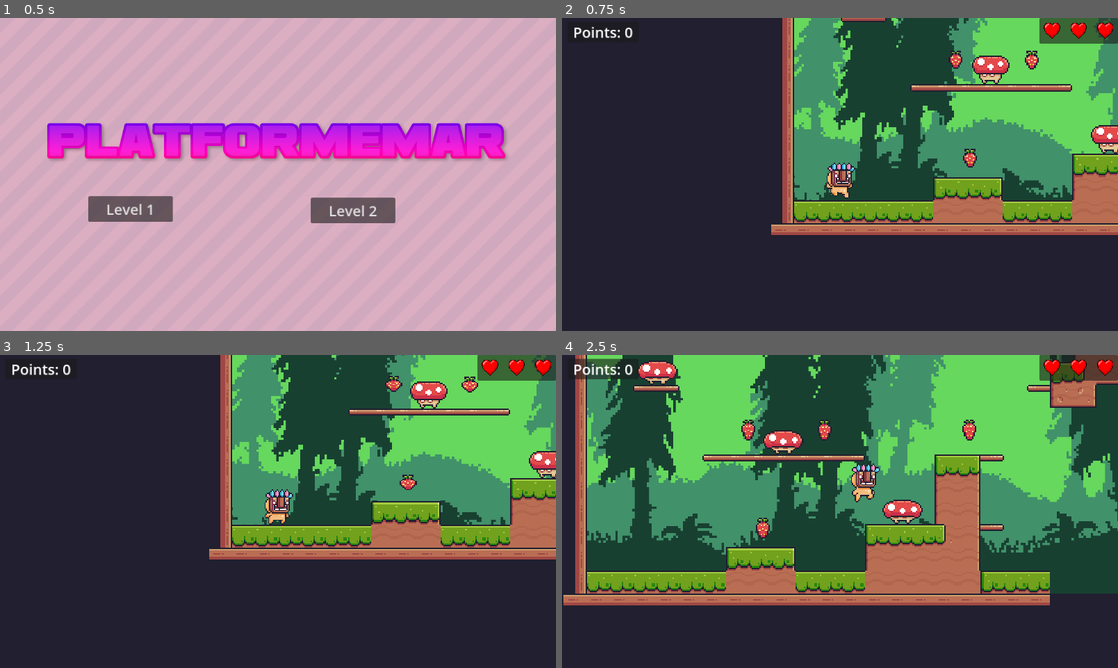
Above: before the commit, frames 1-4 (two rows, left to right).
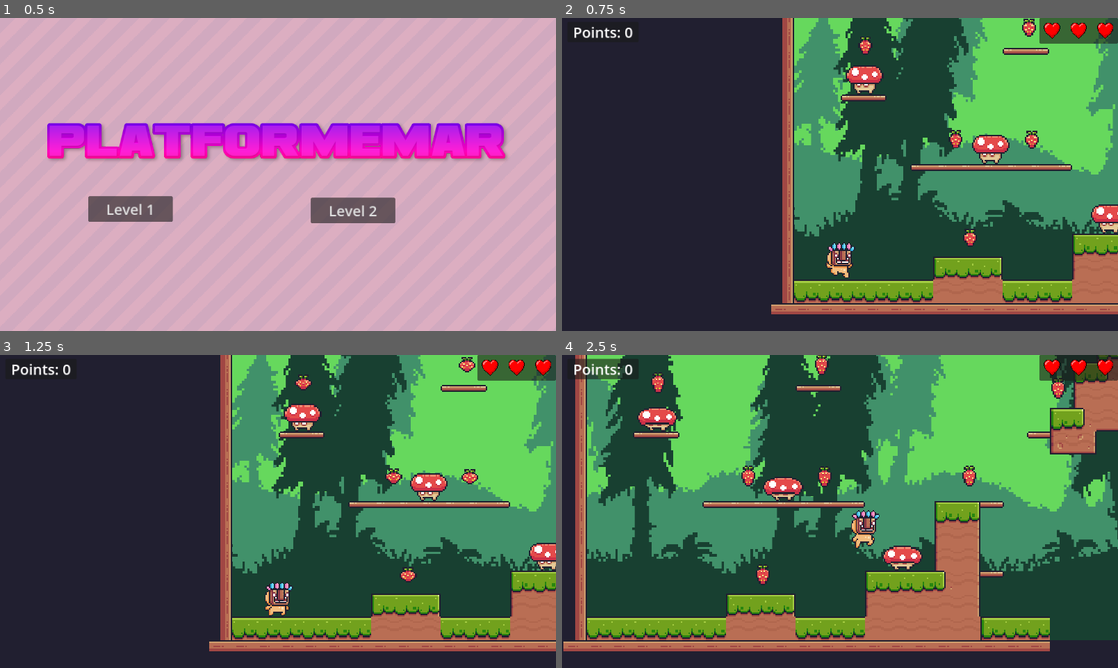
Above: after the commit, the same moments.

Repository: erkek2000/Platformemar
Game: Godot game, scene res://scenes/menu/main_menu.tscn
Same seed, same stepped clock (60 frames per second), same inputs: the game is played once before the commit and once after it.
Inputs:
- Up to frame 1 (0.5 s): no input
- Up to frame 2 (0.75 s): click "Level 1" at 0.5 s
- Up to frame 3 (1.25 s): no input
- Up to frame 4 (2.5 s): hold D (Move Right) from 1.28 s (still down); tap Space (Jump) at 1.52, 2.27 s

Frame 1 is identical in both runs. In frame 2, 34% of the frame differs, in the area x 37-100%, y 0-95%; in frame 3, 36%; in frame 4, 45%, in the area x 0-100%, y 0-95%.

Commit message:
Added some sound and music

Diff:
--- /dev/null
+++ b/default_bus_layout.tres
@@ -0,0 +1,15 @@
+[gd_resource type="AudioBusLayout" format=3 uid="uid://cm43wm3ok4c1o"]
+
+[resource]
+bus/1/name = &"Music"
+bus/1/solo = false
+bus/1/mute = false
+bus/1/bypass_fx = false
+bus/1/volume_db = -5.04224
+bus/1/send = &"Master"
+bus/2/name = &"SFX"
+bus/2/solo = false
+bus/2/mute = false
+bus/2/bypass_fx = false
+bus/2/volume_db = -4.50411
+bus/2/send = &"Master"
--- a/project.godot
+++ b/project.godot
@@ -14,6 +14,10 @@
 run/main_scene="res://scenes/menu/main_menu.tscn"
 config/features=PackedStringArray("4.2", "Mobile")
 config/icon="res://icon.svg"
+
+[autoload]
+
+Music="*res://scenes/game_objects/music.tscn"
 
 [display]
 
--- a/scenes/game_objects/collectable.gd
+++ b/scenes/game_objects/collectable.gd
@@ -1,9 +1,10 @@
 extends Area2D
 
 @onready var game_manager = $"../../../GameManager"
+@onready var animation_player = $AnimationPlayer
 
 
 func _on_body_entered(body):
 	if (body.name == "Player"):
-		queue_free()
+		animation_player.play("eat_animation")
 		game_manager.add_point()
--- a/scenes/game_objects/collectable.tscn
+++ b/scenes/game_objects/collectable.tscn
@@ -1,7 +1,8 @@
-[gd_scene load_steps=22 format=3 uid="uid://hc7mc5auvxyg"]
+[gd_scene load_steps=26 format=3 uid="uid://hc7mc5auvxyg"]
 
 [ext_resource type="Texture2D" uid="uid://b6yhtti8r4o5f" path="res://assets/items/Strawberry.png" id="1_boj8s"]
 [ext_resource type="Script" path="res://scenes/game_objects/collectable.gd" id="1_oaqhy"]
+[ext_resource type="AudioStream" uid="uid://cpkgs6sebsrlc" path="res://assets/sounds/eat.mp3" id="3_yv435"]
 
 [sub_resource type="AtlasTexture" id="AtlasTexture_ee5mx"]
 atlas = ExtResource("1_boj8s")
@@ -132,6 +133,103 @@
 
 [sub_resource type="CircleShape2D" id="CircleShape2D_npf7l"]
 radius = 18.0
+
+[sub_resource type="Animation" id="Animation_urygu"]
+resource_name = "eat_animation"
+tracks/0/type = "value"
+tracks/0/imported = false
+tracks/0/enabled = true
+tracks/0/path = NodePath("CollisionShape2D:disabled")
+tracks/0/interp = 1
+tracks/0/loop_wrap = true
+tracks/0/keys = {
+"times": PackedFloat32Array(0),
+"transitions": PackedFloat32Array(1),
+"update": 1,
+"values": [true]
+}
+tracks/1/type = "value"
+tracks/1/imported = false
+tracks/1/enabled = true
+tracks/1/path = NodePath("Eat Sound:playing")
+tracks/1/interp = 1
+tracks/1/loop_wrap = true
+tracks/1/keys = {
+"times": PackedFloat32Array(0),
+"transitions": PackedFloat32Array(1),
+"update": 1,
+"values": [true]
+}
+tracks/2/type = "value"
+tracks/2/imported = false
+tracks/2/enabled = true
+tracks/2/path = NodePath("AnimatedSprite2D:visible")
+tracks/2/interp = 1
+tracks/2/loop_wrap = true
+tracks/2/keys = {
+"times": PackedFloat32Array(0),
+"transitions": PackedFloat32Array(1),
+"update": 1,
+"values": [false]
+}
+tracks/3/type = "method"
+tracks/3/imported = false
+tracks/3/enabled = true
+tracks/3/path = NodePath(".")
+tracks/3/interp = 1
+tracks/3/loop_wrap = true
+tracks/3/keys = {
+"times": PackedFloat32Array(0.4),
+"transitions": PackedFloat32Array(1),
+"values": [{
+"args": [],
+"method": &"queue_free"
+}]
+}
+
+[sub_resource type="Animation" id="Animation_mdh7y"]
+tracks/0/type = "value"
+tracks/0/imported = false
+tracks/0/enabled = true
+tracks/0/path = NodePath("CollisionShape2D:disabled")
+tracks/0/interp = 1
+tracks/0/loop_wrap = true
+tracks/0/keys = {
+"times": PackedFloat32Array(0),
+"transitions": PackedFloat32Array(1),
+"update": 1,
+"values": [false]
+}
+tracks/1/type = "value"
+tracks/1/imported = false
+tracks/1/enabled = true
+tracks/1/path = NodePath("Eat Sound:playing")
+tracks/1/interp = 1
+tracks/1/loop_wrap = true
+tracks/1/keys = {
+"times": PackedFloat32Array(0),
+"transitions": PackedFloat32Array(1),
+"update": 1,
+"values": [false]
+}
+tracks/2/type = "value"
+tracks/2/imported = false
+tracks/2/enabled = true
+tracks/2/path = NodePath("AnimatedSprite2D:visible")
+tracks/2/interp = 1
+tracks/2/loop_wrap = true
+tracks/2/keys = {
+"times": PackedFloat32Array(0),
+"transitions": PackedFloat32Array(1),
+"update": 1,
+"values": [true]
+}
+
+[sub_resource type="AnimationLibrary" id="AnimationLibrary_tc5xf"]
+_data = {
+"RESET": SubResource("Animation_mdh7y"),
+"eat_animation": SubResource("Animation_urygu")
+}
 
 [node name="Collectable" type="Area2D"]
 script = ExtResource("1_oaqhy")
@@ -147,4 +245,13 @@
 [node name="CollisionShape2D" type="CollisionShape2D" parent="."]
 shape = SubResource("CircleShape2D_npf7l")
 
+[node name="Eat Sound" type="AudioStreamPlayer2D" parent="."]
+stream = ExtResource("3_yv435")
+bus = &"SFX"
+
+[node name="AnimationPlayer" type="AnimationPlayer" parent="."]
+libraries = {
+"": SubResource("AnimationLibrary_tc5xf")
+}
+
 [connection signal="body_entered" from="." to="." method="_on_body_entered"]
--- a/scenes/game_objects/main_character.gd
+++ b/scenes/game_objects/main_character.gd
@@ -19,6 +19,7 @@
 func jump():
 	velocity.y = JUMP_VELOCITY
 	spawn_particle()
+	jump_count = 1
 
 func _physics_process(delta):
 
--- /dev/null
+++ b/scenes/game_objects/music.tscn
@@ -0,0 +1,8 @@
+[gd_scene load_steps=2 format=3 uid="uid://xfms2xupvs6t"]
+
+[ext_resource type="AudioStream" uid="uid://bdsxqw46utkam" path="res://assets/music/time_for_adventure.mp3" id="1_73i4f"]
+
+[node name="Music" type="AudioStreamPlayer2D"]
+stream = ExtResource("1_73i4f")
+autoplay = true
+bus = &"Music"
--- a/scenes/game_objects/out_of_bounds.gd
+++ b/scenes/game_objects/out_of_bounds.gd
@@ -1,5 +1,10 @@
 extends Area2D
+@onready var timer = $Timer
 
 func _on_body_entered(body):
 	if (body.name == "Player"):
-		get_tree().reload_current_scene()
+		timer.start()
+
+
+func _on_timer_timeout():
+	get_tree().reload_current_scene()
--- a/scenes/game_objects/out_of_bounds.tscn
+++ b/scenes/game_objects/out_of_bounds.tscn
@@ -10,4 +10,9 @@
 [node name="CollisionShape2D" type="CollisionShape2D" parent="."]
 shape = SubResource("WorldBoundaryShape2D_2wkct")
 
+[node name="Timer" type="Timer" parent="."]
+wait_time = 0.6
+one_shot = true
+
 [connection signal="body_entered" from="." to="." method="_on_body_entered"]
+[connection signal="timeout" from="Timer" to="." method="_on_timer_timeout"]
--- a/scenes/levels/level1.tscn
+++ b/scenes/levels/level1.tscn
@@ -1073,6 +1073,7 @@
 
 [node name="Camera2D" type="Camera2D" parent="SceneObjects/Player"]
 position = Vector2(3, 14)
+limit_bottom = 730
 position_smoothing_enabled = true
 position_smoothing_speed = 7.0
 
Not shown, added: assets/music/time_for_adventure.mp3.import
Not shown, added: assets/sounds/eat.mp3.import
Not shown, added: assets/music/time_for_adventure.mp3
Not shown, added: assets/sounds/eat.mp3
